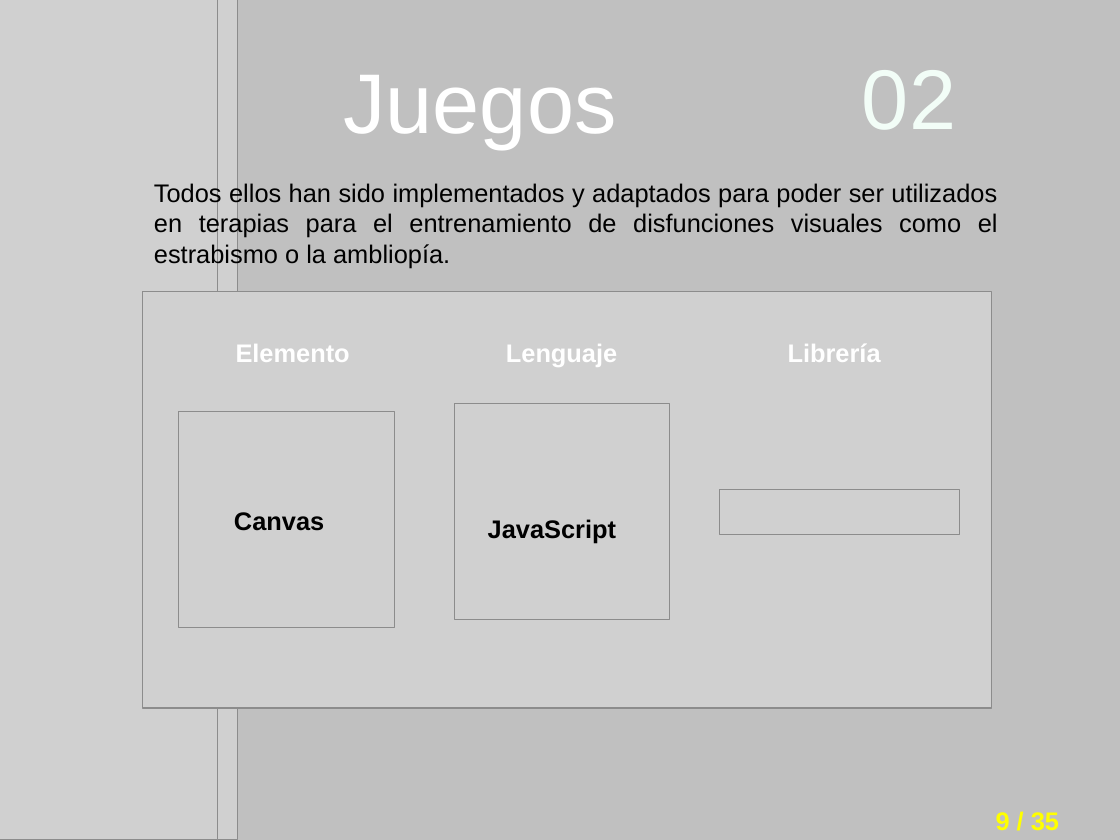
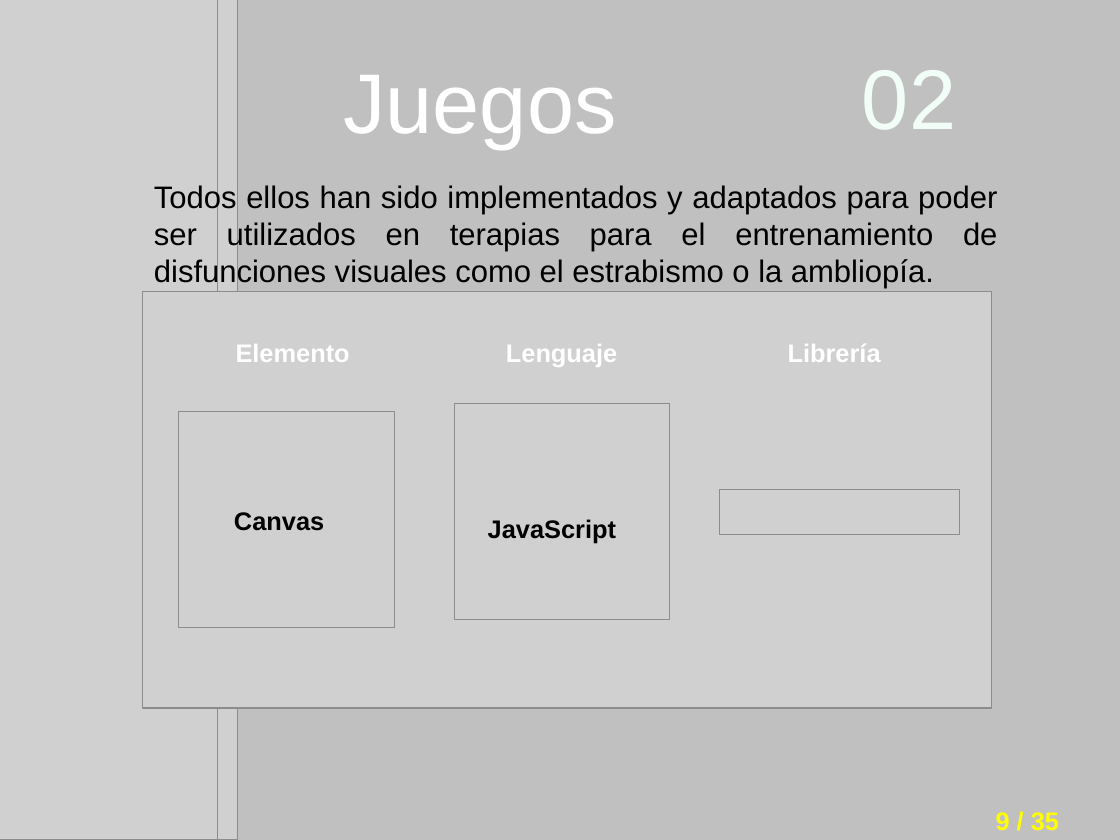
Before and after one commit to i62navpm/PFCweb, a slide deck: slide 9 of Documentación/Presentación.odp. Drawn at 1120x840 pixels with LibreOffice and Linux fonts; fonts in the diff are those of the drawing; grey boxes stand for pictures; background and template pictures are left out. Boxes give left, top, right and bottom in pixels: in the first picture for what was removed or moved away, otherwise in the second. Text is boxed around its words. In the diff, an @@ line names an element or a change of style, - is before the commit and + after.

```diff
--- a/Documentación/Presentación.odp
+++ b/Documentación/Presentación.odp
@@ text "Todos ellos han sido implementados ..." at (x1=154, y1=183, x2=997, y2=288): size 18 to 22 pt @@
```
Also in this commit, not shown: 11 other slides changed, 1 other file.
